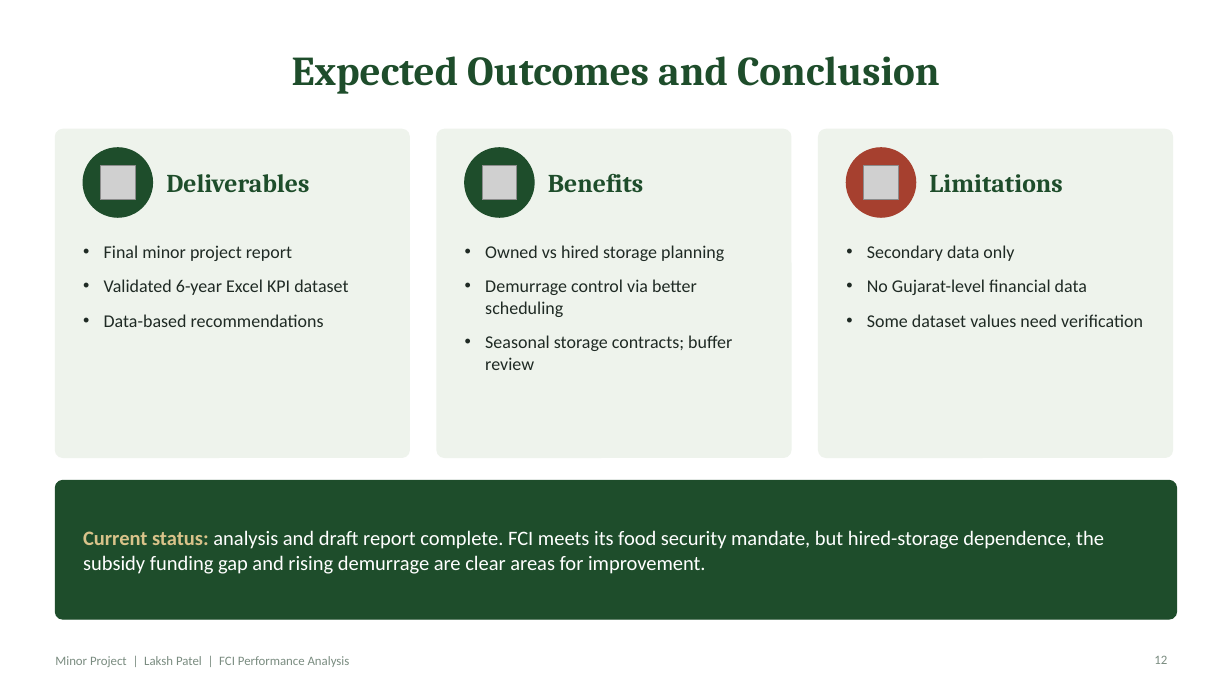
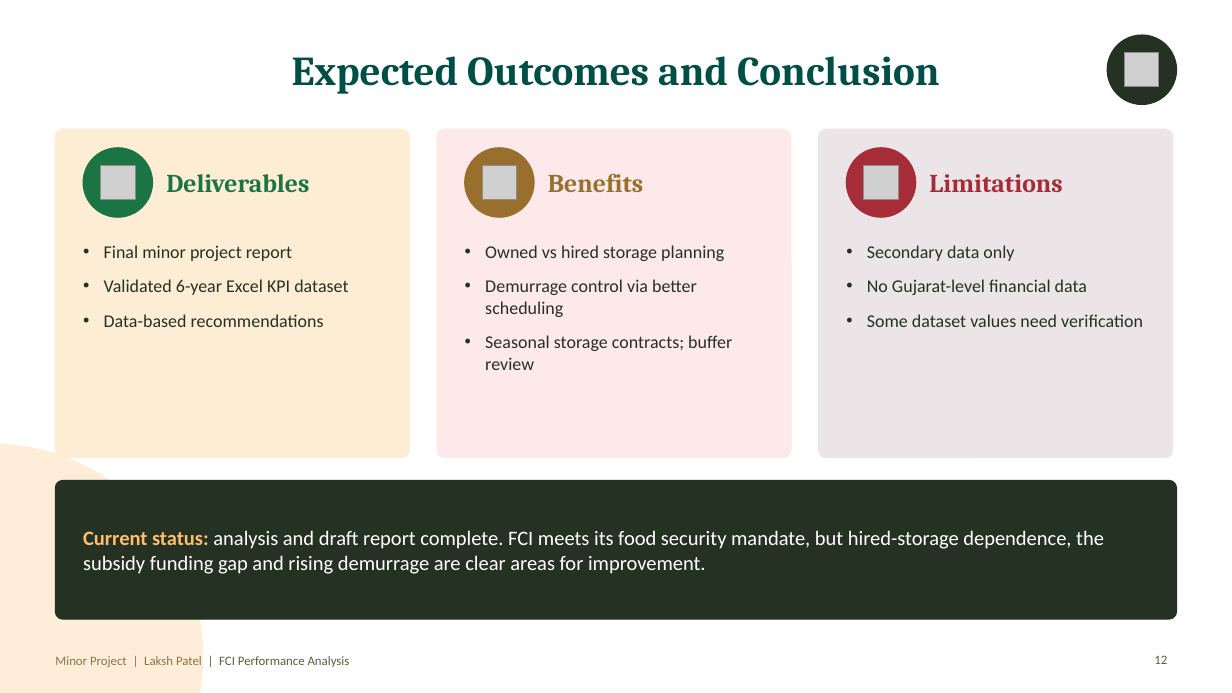
Before and after one commit to Luxp-byte/Claude, a slide deck: slide 12 of minor-project/FCI_Minor_Project_Presentation.pptx. Drawn at 1232x693 pixels with LibreOffice and Linux fonts; fonts in the diff are those of the drawing; grey boxes stand for pictures. Boxes give left, top, right and bottom in pixels: in the first picture for what was removed or moved away, otherwise in the second. Text is boxed around its words. In the diff, an @@ line names an element or a change of style, - is before the commit and + after.

```diff
--- a/minor-project/FCI_Minor_Project_Presentation.pptx
+++ b/minor-project/FCI_Minor_Project_Presentation.pptx
@@ title "Expected Outcomes and Conclusion" at [292, 56, 940, 94]: text colour #1E4D2B to #004F46 @@
@@ ellipse added at [1107, 35, 1177, 104], fill #253122, outline #253122 1 pt @@
@@ picture added at [1125, 53, 1159, 87] @@
@@ rounded rectangle at [55, 129, 409, 457]: fill #EEF3EC to #FEEDD5; outline #EEF3EC 1 pt to #FEEDD5 1 pt @@
@@ ellipse at [83, 148, 152, 217]: fill #1E4D2B to #1A7444; outline #1E4D2B 1 pt to #1A7444 1 pt @@
@@ rounded rectangle at [437, 129, 791, 457]: fill #EEF3EC to #FDE9EA; outline #EEF3EC 1 pt to #FDE9EA 1 pt @@
@@ ellipse at [465, 148, 534, 217]: fill #1E4D2B to #986F2D; outline #1E4D2B 1 pt to #986F2D 1 pt @@
@@ rounded rectangle at [819, 129, 1173, 457]: fill #EEF3EC to #ECE5E8; outline #EEF3EC 1 pt to #ECE5E8 1 pt @@
@@ ellipse at [847, 148, 916, 217]: fill #A6402F to #A62C37; outline #A6402F 1 pt to #A62C37 1 pt @@
@@ text "Deliverables" at [166, 174, 309, 193]: text colour #1E4D2B to #1A7444 @@
@@ text "Benefits" at [548, 174, 643, 192]: text colour #1E4D2B to #986F2D @@
@@ text "Limitations" at [929, 174, 1062, 192]: text colour #1E4D2B to #A62C37 @@
@@ text "Final minor project report" at [104, 245, 348, 327]: text colour #1F2A24 to #253122 @@
@@ text "Owned vs hired storage planning" at [485, 245, 732, 370]: text colour #1F2A24 to #253122 @@
@@ ellipse added at [0, 444, 203, 693], fill #FDBF68 at 25% opacity @@
@@ rounded rectangle at [55, 481, 1177, 619]: fill #1E4D2B to #253122; outline #1E4D2B 1 pt to #253122 1 pt @@
@@ text "Current status: analysis and draft ..." at [83, 530, 1104, 574]: text colour #D9C38A to #FDBF68 in "Current status:" @@
@@ text "Minor Project | Laksh Patel ..." at [55, 656, 350, 667]: text colour #7A8C80 to #635A3A @@
@@ page number at [1154, 655, 1167, 664]: text colour #7A8C80 to #635A3A @@
```
Also in this commit, not shown: 12 other slides changed.
